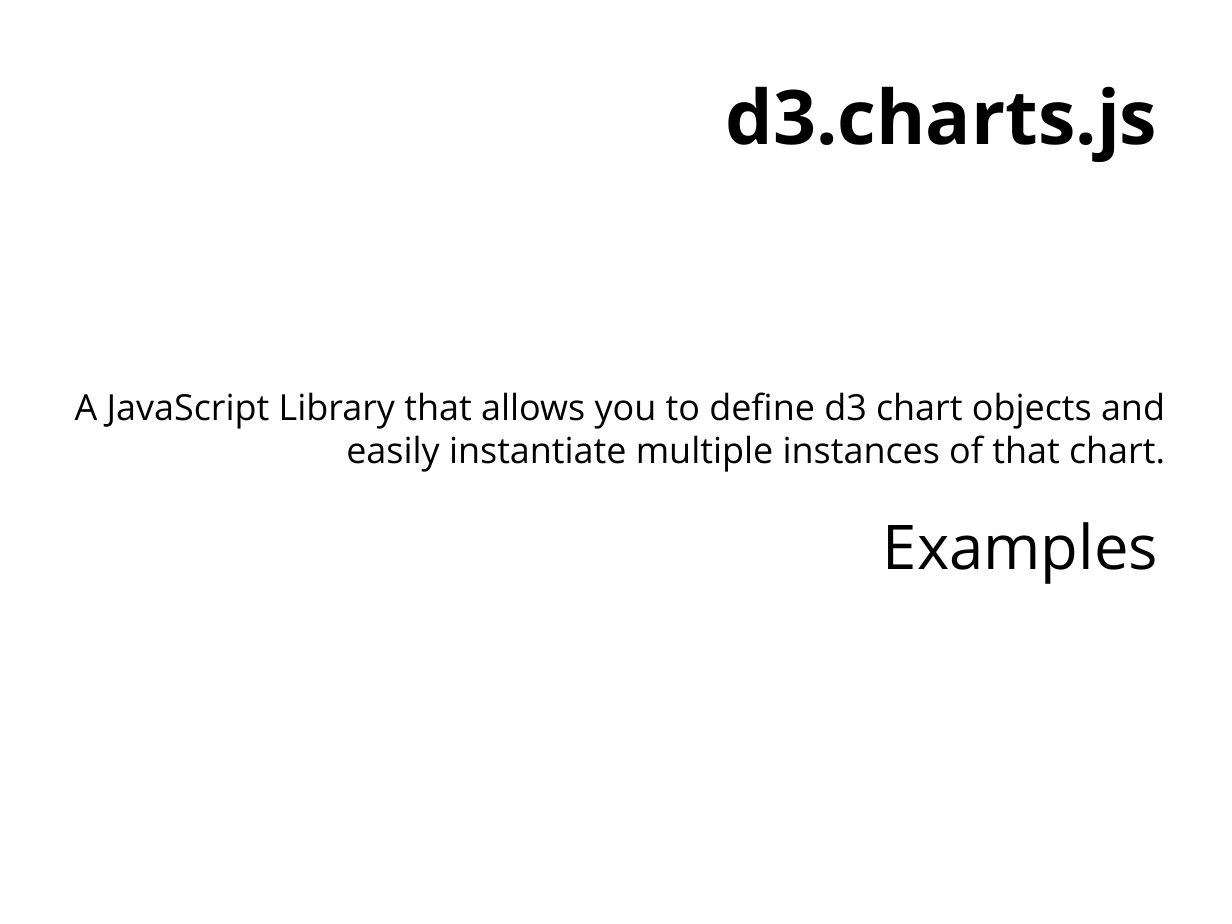
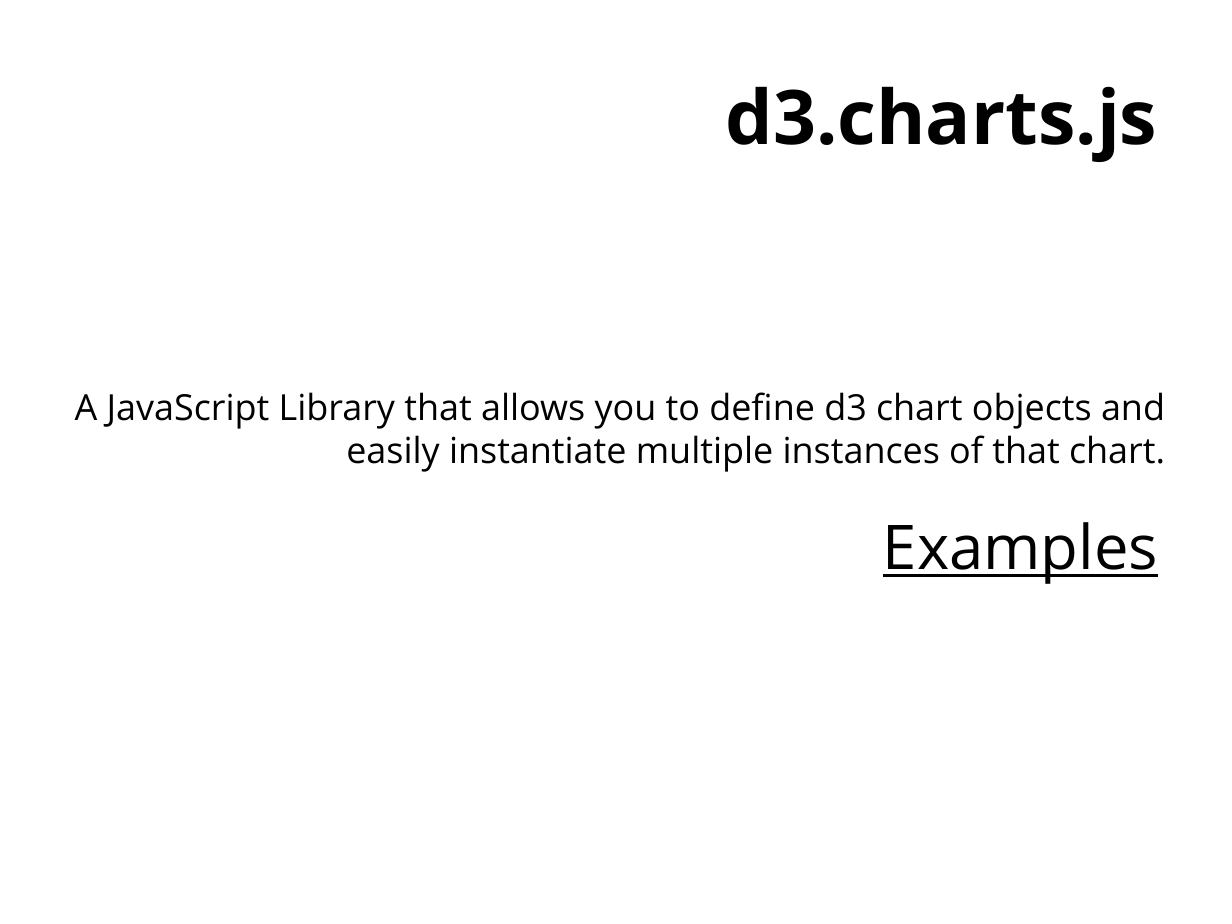
Before and after one commit to apere/d3-Lecture, a slide deck: slide 14 of d3_presentation_pere.pptx. Drawn at 1232x924 pixels with LibreOffice and Linux fonts; fonts in the diff are those of the drawing; background and template pictures are left out. Boxes give left, top, right and bottom in pixels: in the first picture for what was removed or moved away, otherwise in the second. Text is boxed around its words. In the diff, an @@ line names an element or a change of style, - is before the commit and + after.

```diff
--- a/d3_presentation_pere.pptx
+++ b/d3_presentation_pere.pptx
@@ text "Examples" at [883, 522, 1158, 584]: underline on @@
```
Also in this commit, not shown: 12 other slides changed, 7 other files.
